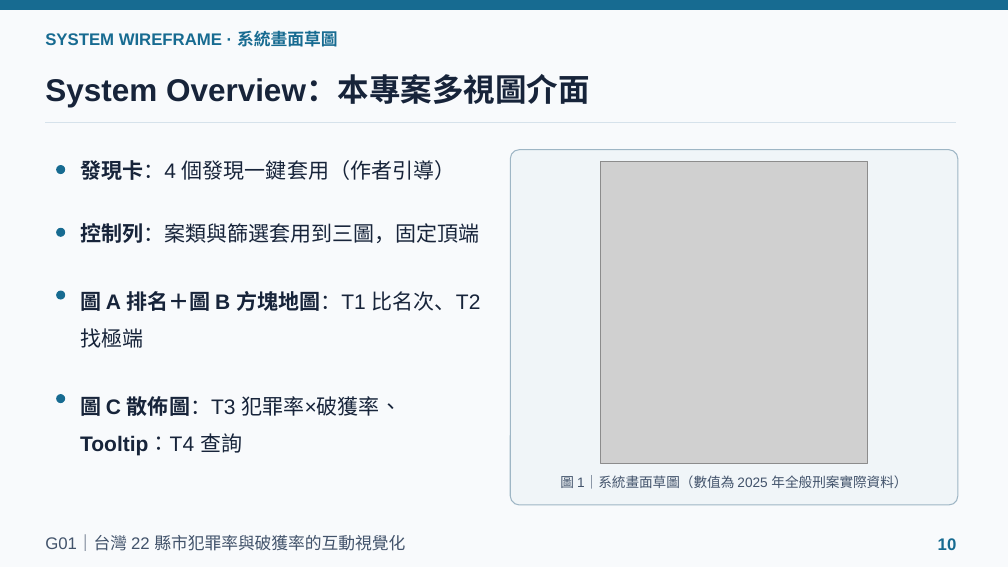
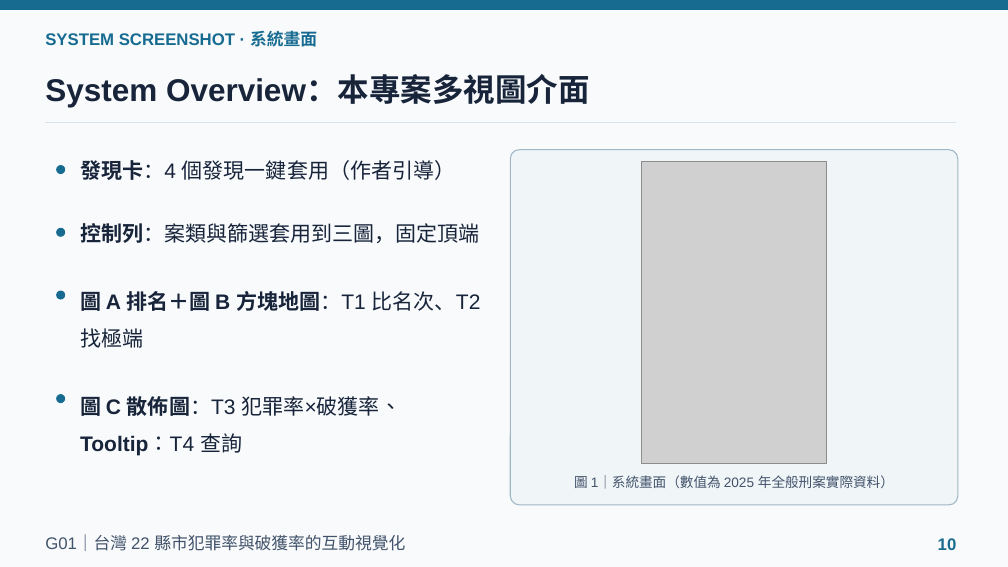
Before and after one commit to powerkaifu/taiwan-crime-rate-vis, a slide deck: slide 10 of docs/VIS_Final_Proposal_G01.pptx. Drawn at 1008x567 pixels with LibreOffice and Linux fonts; fonts in the diff are those of the drawing; grey boxes stand for pictures. Boxes give left, top, right and bottom in pixels: in the first picture for what was removed or moved away, otherwise in the second. Text is boxed around its words. In the diff, an @@ line names an element or a change of style, - is before the commit and + after.

```diff
--- a/docs/VIS_Final_Proposal_G01.pptx
+++ b/docs/VIS_Final_Proposal_G01.pptx
@@ text at (45, 28, 317, 50): text changed @@
-SYSTEM WIREFRAME · 系統畫面草圖
+SYSTEM SCREENSHOT · 系統畫面
@@ picture: place and size @@
-picture at (600, 161, 868, 463)
+picture at (642, 161, 827, 463)
@@ text at (574, 475, 894, 488): text changed @@
-圖 1｜系統畫面草圖（數值為 2025 年全般刑案實際資料）
+圖 1｜系統畫面（數值為 2025 年全般刑案實際資料）
```
Also in this commit, not shown: 14 other slides changed, 1 slide added, 13 other files.
